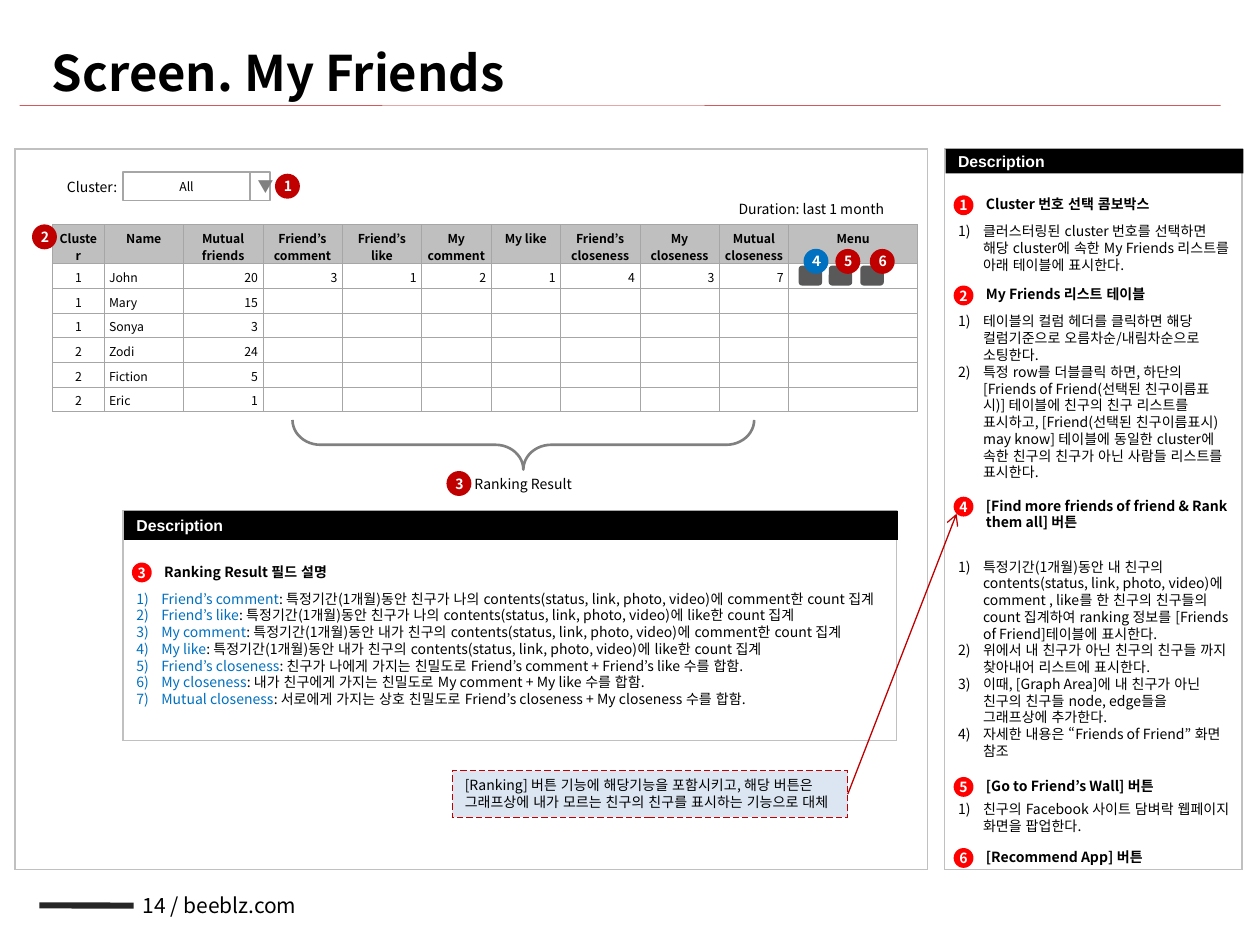
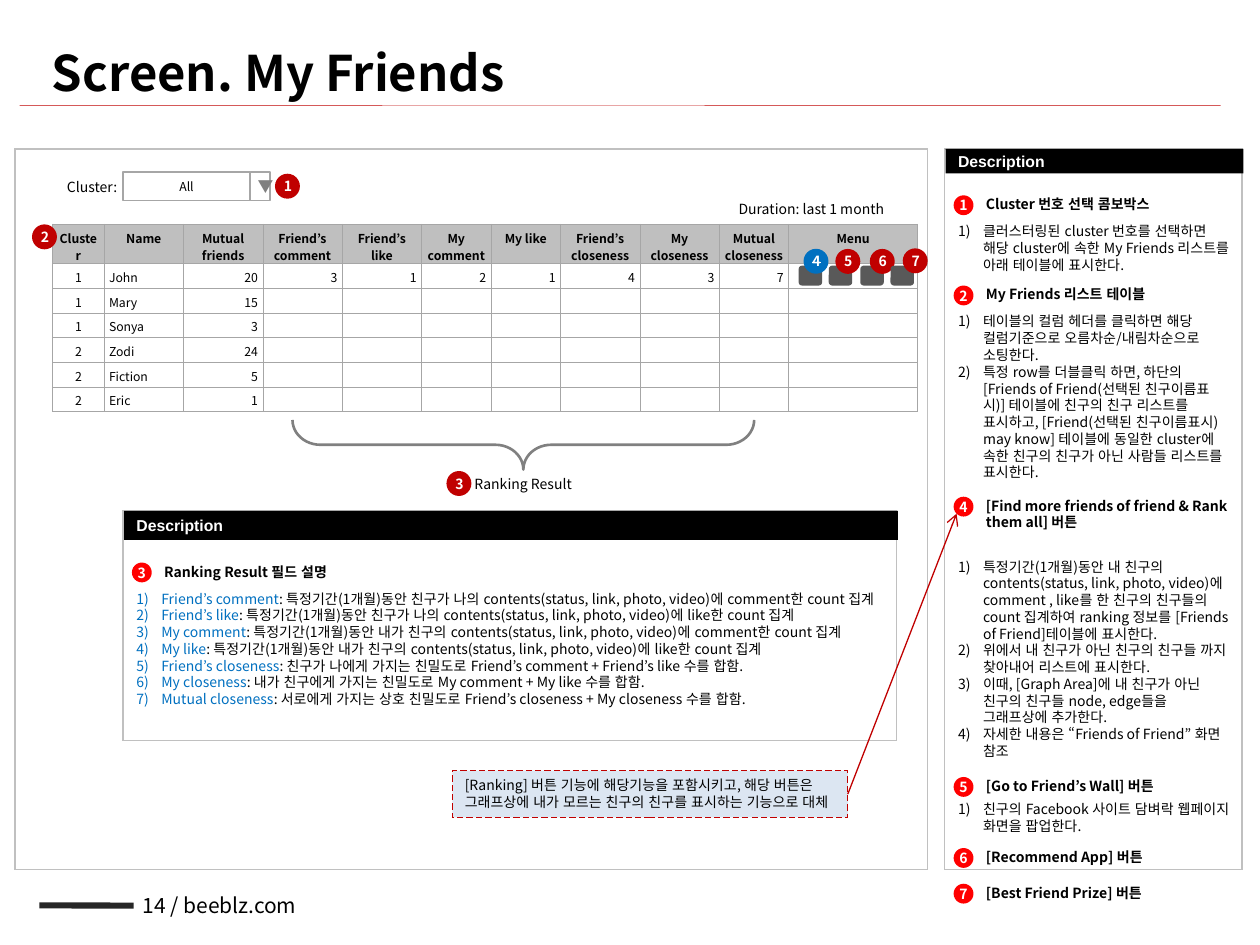
Before and after one commit to NathanaelFebrianto/sonya, a slide deck: slide 14 of beeblz/beeblz-facebook/doc/facebook_sna_v0.2_20101225_배영규.pptx. Drawn at 1260x945 pixels with LibreOffice and Linux fonts; fonts in the diff are those of the drawing. Boxes give left, top, right and bottom in pixels: in the first picture for what was removed or moved away, otherwise in the second. Text is boxed around its words. In the diff, an @@ line names an element or a change of style, - is before the commit and + after.

```diff
--- a/beeblz/beeblz-facebook/doc/facebook_sna_v0.2_20101225_배영규.pptx
+++ b/beeblz/beeblz-facebook/doc/facebook_sna_v0.2_20101225_배영규.pptx
@@ rounded rectangle added at [891, 266, 915, 286], fill #595959 @@
@@ ellipse added at [902, 248, 927, 273], fill #C00000, 8 pt, text #FFFFFF, bold @@
+7
@@ ellipse added at [954, 883, 974, 903], fill #FF0000, 8 pt, text #FFFFFF, bold @@
+7
@@ text added at [986, 886, 1142, 901], 8 pt, text #000000, bold @@
+[Best Friend Prize] 버튼
```
Also in this commit, not shown: 2 other slides changed, 1 other file.
